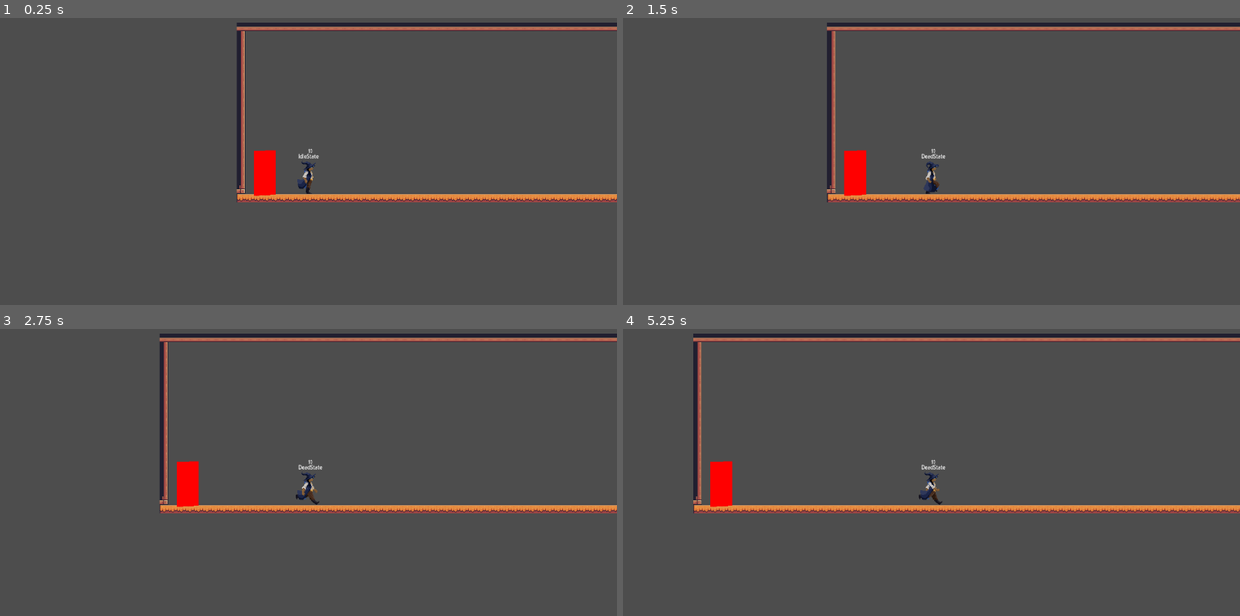
Above: before the commit, frames 1-4 (two rows, left to right).
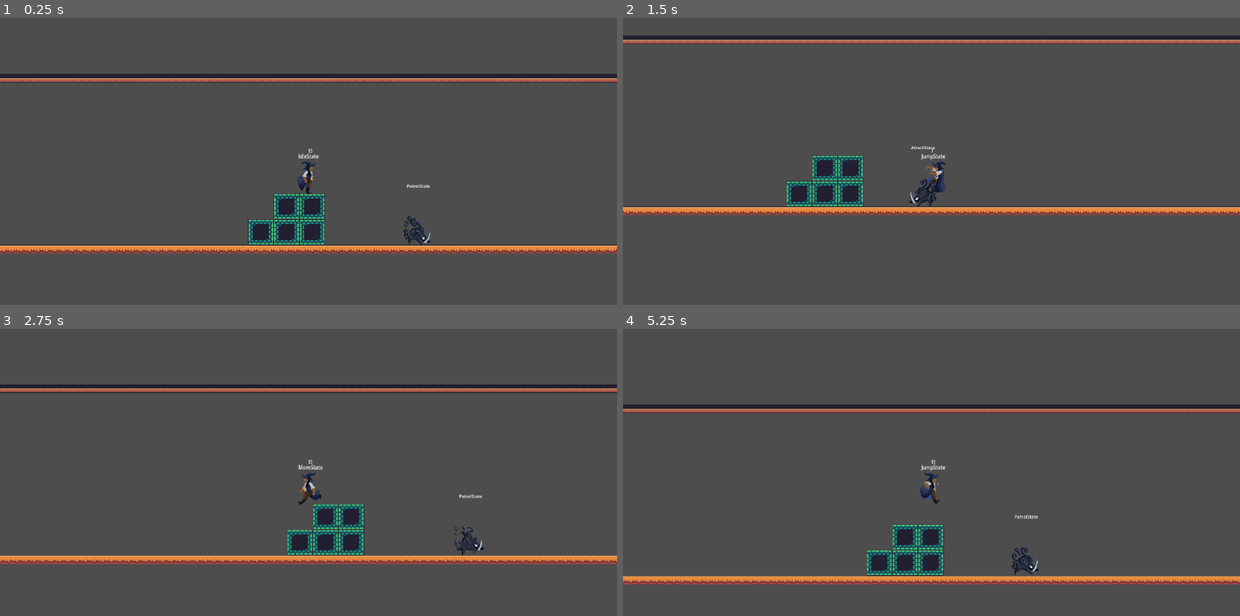
Above: after the commit, the same moments.

Repository: Game-Jam-Stuff/GameJam7.24
Game: Godot game, scene res://Scenes/Levels/Level2.tscn
Same seed, same stepped clock (60 frames per second), same inputs: the game is played once before the commit and once after it. This scene is started directly instead of the project's main scene.
Inputs (mouse positions are in pixels of both pictures, inside the frame that each line leads up to):
- Up to frame 1 (0.25 s): no input
- Up to frame 2 (1.5 s): tap Enter (ui_accept) at 0.5 s; move the mouse to (1067, 158) at 0.52 s; hold D (player_right) 0.53-1.25 s; tap , (player_die) at 0.6 s; click (1067, 158) at 0.67 s; tap Space (player_jump) at 0.77 s; drag from (808, 193) to (900, 244) at 1.27 s
- Up to frame 3 (2.75 s): move the mouse to (370, 412) at 2.02 s; hold A (player_left) from 2.03 s (still down); tap C (player_crouch) at 2.1 s; tap , (player_die) at 2.3 s
- Up to frame 4 (5.25 s): release A (player_left) at 2.75 s; drag from (900, 555) to (851, 486) at 2.77 s; move the mouse to (1116, 538) at 3.52 s; hold D (player_right) 3.53-4.25 s; tap , (player_die) at 3.6, 5.1 s; tap Space (player_jump) at 3.77 s; drag from (746, 435) to (838, 400) at 4.27 s; move the mouse to (962, 486) at 5.02 s; hold D (player_right) from 5.03 s (still down); click (962, 486) at 5.17 s

The runs differ from the first frame. In frame 1, 13% of the frame differs, in the area x 0-100%, y 1-82%; in frame 2, 13%; in frame 3, 14%; in frame 4, 15%, in the area x 0-100%, y 1-89%.

Commit message:
hit works. mostly.

Diff:
--- a/Scenes/Characters/Enemies/Boar.tscn
+++ b/Scenes/Characters/Enemies/Boar.tscn
@@ -9,9 +9,9 @@
 [ext_resource type="Script" path="res://Scripts/Characters/Enemies/States/BoarChaseState.gd" id="6_o2wpw"]
 [ext_resource type="Script" path="res://Scripts/Characters/Enemies/States/EnemyPatrolState.gd" id="6_yg3mi"]
 [ext_resource type="Script" path="res://Scripts/Characters/AllCharacters/WallDetectionRay.gd" id="7_ea738"]
-[ext_resource type="Script" path="res://Scripts/Characters/Enemies/States/BoarIdleState.gd" id="7_nmvhs"]
 [ext_resource type="Script" path="res://Scripts/Characters/Enemies/States/BoarAttackState.gd" id="8_pn6bo"]
 [ext_resource type="PackedScene" uid="uid://ck2yt55rcskxw" path="res://Scenes/HazardsAndCombat/Hit_and_HurtBoxes/hurt_area.tscn" id="9_gewyd"]
+[ext_resource type="Script" path="res://Scripts/HazardsAndCombat/hit_area.gd" id="12_lj6hv"]
 
 [sub_resource type="AtlasTexture" id="AtlasTexture_vymrh"]
 atlas = ExtResource("2_78i0d")
@@ -152,46 +152,46 @@
 size = Vector2(1386.53, 20)
 
 [sub_resource type="RectangleShape2D" id="RectangleShape2D_uf7h7"]
-size = Vector2(136.875, 20)
+size = Vector2(106, 20)
 
 [sub_resource type="RectangleShape2D" id="RectangleShape2D_12sne"]
 size = Vector2(844, 20)
 
-[node name="Boar" type="CharacterBody2D" node_paths=PackedStringArray("chaseTimeOut", "_spriteNode", "_animations", "_stateMachine", "torsoDetector", "headDetector", "stateLabel")]
+[sub_resource type="RectangleShape2D" id="RectangleShape2D_r8ppo"]
+size = Vector2(32, 86)
+
+[node name="Boar" type="CharacterBody2D" node_paths=PackedStringArray("chaseTimeOut", "hitBox", "_spriteNode", "_animations", "_stateMachine", "torsoDetector", "headDetector", "stateLabel")]
 scale = Vector2(0.5, 0.5)
 collision_layer = 0
 collision_mask = 5
 script = ExtResource("1_mbbfl")
 chaseTimeOut = NodePath("State_Machine/ChaseState/CalculateTimer")
+hitBox = NodePath("HitArea")
 run_speed = 150
 _spriteNode = NodePath("AnimatedSprite2D")
 _animations = NodePath("AnimationPlayer")
 _stateMachine = NodePath("State_Machine")
 torsoDetector = NodePath("NearWall")
-headDetector = NodePath("On Wall")
+headDetector = NodePath("")
 stateLabel = NodePath("StateLabel")
 stateLabelOn = true
 
 [node name="AnimatedSprite2D" type="AnimatedSprite2D" parent="."]
 position = Vector2(0, -50)
 sprite_frames = SubResource("SpriteFrames_5dhui")
-animation = &"Move"
+animation = &"Idle"
 flip_h = true
 
 [node name="CollisionShape2D" type="CollisionShape2D" parent="."]
+visible = false
 position = Vector2(0, -44)
 shape = SubResource("CapsuleShape2D_fgctr")
 
 [node name="NearWall" type="RayCast2D" parent="."]
 position = Vector2(0, -46)
 target_position = Vector2(122, 0)
+hit_from_inside = true
 collide_with_areas = true
-script = ExtResource("7_ea738")
-
-[node name="On Wall" type="RayCast2D" parent="."]
-position = Vector2(0, -40)
-target_position = Vector2(74, 0)
-collide_with_bodies = false
 script = ExtResource("7_ea738")
 
 [node name="AnimationPlayer" type="AnimationPlayer" parent="."]
@@ -204,9 +204,6 @@
 [node name="State_Machine" type="Node" parent="."]
 script = ExtResource("5_ocae6")
 initial_state = NodePath("PatrolState")
-
-[node name="IdleState" type="Node" parent="State_Machine"]
-script = ExtResource("7_nmvhs")
 
 [node name="PatrolState" type="Node" parent="State_Machine"]
 script = ExtResource("6_yg3mi")
@@ -288,17 +285,30 @@
 collision_mask = 3
 
 [node name="CollisionShape2D" type="CollisionShape2D" parent="AttackArea"]
+position = Vector2(-1, 0)
 shape = SubResource("RectangleShape2D_uf7h7")
 
 [node name="NoChargeArea" type="Area2D" parent="."]
+visible = false
 collision_layer = 0
 collision_mask = 2
 
 [node name="CollisionShape2D" type="CollisionShape2D" parent="NoChargeArea"]
 shape = SubResource("RectangleShape2D_12sne")
 
+[node name="HitArea" type="Area2D" parent="."]
+position = Vector2(40, -38)
+collision_layer = 0
+collision_mask = 16
+script = ExtResource("12_lj6hv")
+damage = 5
+
+[node name="CollisionShape2D" type="CollisionShape2D" parent="HitArea"]
+position = Vector2(-6, -1)
+shape = SubResource("RectangleShape2D_r8ppo")
+debug_color = Color(0.998937, 0, 0.128371, 0.42)
+
 [connection signal="wall_entered" from="NearWall" to="State_Machine/PatrolState" method="_near_wall_wall_entered"]
-[connection signal="wall_entered" from="On Wall" to="State_Machine/PatrolState" method="_on_wall_wall_entered"]
 [connection signal="timeout" from="State_Machine/PatrolState/PauseTimer" to="State_Machine/PatrolState" method="_on_pause_timer_timeout"]
 [connection signal="timeout" from="State_Machine/ChargeState/chargeCooldownTimer" to="State_Machine/ChargeState" method="_on_charge_cooldown_timer_timeout"]
 [connection signal="timeout" from="State_Machine/ChargeState/chargeTimer" to="State_Machine/ChargeState" method="_on_charge_timer_timeout"]
@@ -312,3 +322,4 @@
 [connection signal="body_exited" from="AttackArea" to="." method="_on_attack_area_body_exited"]
 [connection signal="body_entered" from="NoChargeArea" to="." method="_on_no_charge_area_body_entered"]
 [connection signal="body_exited" from="NoChargeArea" to="." method="_on_no_charge_area_body_exited"]
+[connection signal="area_entered" from="HitArea" to="HitArea" method="_on_area_entered"]
--- a/Scenes/Characters/Player/Eskil.tscn
+++ b/Scenes/Characters/Player/Eskil.tscn
@@ -359,7 +359,7 @@
 radius = 76.0
 height = 256.0
 
-[node name="Player" type="CharacterBody2D" node_paths=Packed …(134 unchanged characters)… Node", "_animations", "_stateMachine", "jump_CoyoteTime", "wall_jump_CoyoteTime" …(81 unchanged characters)…
+[node name="Player" type="CharacterBody2D" node_paths=Packed …(134 unchanged characters)… Node", "_animations", "_stateMachine", "hurtTimer", "jump_CoyoteTime", "wall_jump_CoyoteTime" …(81 unchanged characters)…
 scale = Vector2(0.25, 0.25)
 collision_layer = 2
 collision_mask = 5
@@ -377,6 +377,7 @@
 _animations = NodePath("AnimationPlayer")
 dodgeChance = 0.2
 _stateMachine = NodePath("State_Machine")
+hurtTimer = NodePath("State_Machine/WasHurtState/Timer")
 jump_CoyoteTime = NodePath("JumpTimers/jump_coyoteTime")
 wall_jump_CoyoteTime = NodePath("JumpTimers/wall_jump_coyoteTime")
 torsoDetector = NodePath("WallDetector")
@@ -391,7 +392,7 @@
 texture_filter = 1
 scale = Vector2(4, 4)
 sprite_frames = SubResource("SpriteFrames_yhgod")
-animation = &"Dash"
+animation = &"Hurt"
 
 [node name="AnimationPlayer" type="AnimationPlayer" parent="."]
 root_node = NodePath("../Eskil")
@@ -521,6 +522,10 @@
 script = ExtResource("15_ye732")
 _stateMachine = NodePath("..")
 
+[node name="Timer" type="Timer" parent="State_Machine/WasHurtState"]
+wait_time = 0.5
+one_shot = true
+
 [node name="AttackState" type="Node" parent="State_Machine" node_paths=PackedStringArray("_stateMachine")]
 script = ExtResource("16_8ep6d")
 _stateMachine = NodePath("..")
@@ -538,8 +543,9 @@
 [node name="Marker2D" type="Marker2D" parent="."]
 
 [connection signal="animation_finished" from="Eskil" to="." method="_on_eskil_animation_finished"]
-[connection signal="animation_finished" from="AnimationPlayer" to="State_Machine/JumpState" method="_on_animation_player_animation_finished"]
-[connection signal="animation_started" from="AnimationPlayer" to="State_Machine/JumpState" method="_on_animation_player_animation_started"]
+[connection signal="animation_changed" from="AnimationPlayer" to="." method="_on_animation_player_animation_changed"]
+[connection signal="animation_finished" from="AnimationPlayer" to="." method="_on_animation_player_animation_finished"]
+[connection signal="animation_started" from="AnimationPlayer" to="." method="_on_animation_player_animation_started"]
 [connection signal="hurt" from="HurtArea" to="." method="_on_hurt_area_hurt"]
 [connection signal="headOffWall" from="HeadDetector" to="." method="_on_head_detector_head_off_wall"]
 [connection signal="headOnWall" from="HeadDetector" to="." method="_on_head_detector_head_on_wall"]
@@ -549,3 +555,4 @@
 [connection signal="timeout" from="DashTimers/dash_Timer" to="State_Machine/DashState" method="_on_dash_timer_timeout"]
 [connection signal="timeout" from="DashTimers/dash_CooldownTimer" to="State_Machine/DashState" method="_on_dash_cooldown_timer_timeout"]
 [connection signal="timeout" from="WallJumpTimers/wallSlideTimer" to="State_Machine/WallState" method="_on_wall_slide_timer_timeout"]
+[connection signal="timeout" from="State_Machine/WasHurtState/Timer" to="." method="_on_timer_timeout"]
--- a/Scenes/Levels/Level2.tscn
+++ b/Scenes/Levels/Level2.tscn
@@ -14,7 +14,7 @@
 [sub_resource type="RectangleShape2D" id="RectangleShape2D_7ho10"]
 size = Vector2(1070.89, 310.053)
 
-[node name="Node2D" type="Node2D"]
+[node name="Level2" type="Node2D"]
 script = ExtResource("1_mvm7d")
 
 [node name="TileMap" type="TileMap" parent="."]
@@ -45,7 +45,7 @@
 shape = SubResource("RectangleShape2D_4egni")
 
 [node name="Player" parent="." instance=ExtResource("6_56h7j")]
-position = Vector2(-7731, -42)
+position = Vector2(-6879, -180)
 
 [node name="Boar" parent="." node_paths=PackedStringArray("startSeekArea") instance=ExtResource("7_hmw2i")]
 position = Vector2(-6702, -8)
@@ -63,5 +63,6 @@
 [connection signal="player_entered" from="ReturnToOverworldDoorDoor" to="." method="_on_return_to_overworld_door_door_player_entered"]
 [connection signal="area_entered" from="CheckPoint/InteractiveArea" to="CheckPoint/InteractiveArea" method="_on_area_entered"]
 [connection signal="area_exited" from="CheckPoint/InteractiveArea" to="CheckPoint/InteractiveArea" method="_on_area_exited"]
+[connection signal="died" from="Player" to="." method="_on_player_died"]
 [connection signal="body_entered" from="StartSeekingArea" to="Boar" method="_on_seeking_area_body_entered"]
 [connection signal="body_exited" from="StartSeekingArea" to="Boar" method="_on_seeking_area_body_exited"]
--- a/Scenes/Levels/PlatformLevel1.tscn
+++ b/Scenes/Levels/PlatformLevel1.tscn
@@ -239,7 +239,7 @@
 
 [node name="Player" parent="." instance=ExtResource("15_72hy4")]
 z_index = 5
-position = Vector2(-153, -53)
+position = Vector2(2083, -45)
 
 [node name="Hangers" type="Node" parent="."]
 
--- a/Scripts/Characters/AllCharacters/CharacterClass.gd
+++ b/Scripts/Characters/AllCharacters/CharacterClass.gd
@@ -59,6 +59,7 @@
 ## State Machine
 @export_subgroup("State Machine")
 @export var _stateMachine : State_Machine
+@export var hurtTimer : Timer
 
 ## Jump and Wall Jump Timers
 @export_subgroup("Jump Timers")
--- a/Scripts/Characters/AllCharacters/CharacterState.gd
+++ b/Scripts/Characters/AllCharacters/CharacterState.gd
@@ -19,7 +19,7 @@
 func PhysicsUpdate(_delta):
 	# We move the player and update position checks.
 	_character.move_and_slide()
-	if not _character.hurtPlaying:
+	if _character.hurtTimer.is_stopped():
 		_Flip()
 
 
--- a/Scripts/Characters/Enemies/Enemy_Base.gd
+++ b/Scripts/Characters/Enemies/Enemy_Base.gd
@@ -8,3 +8,4 @@
 @export var startSeekArea : Area2D
 @export var stopSeekArea : Area2D
 @export var chaseTimeOut : Timer
+@export var hitBox : HitArea
--- a/Scripts/Characters/Enemies/States/EnemyState.gd
+++ b/Scripts/Characters/Enemies/States/EnemyState.gd
@@ -26,5 +26,6 @@
 func flippy():
 	if _character.velocity.x != 0:
 		_character._spriteNode.flip_h = !_character.velocity.x < 0
-		_character.headDetector.rotation_degrees = (0 if _character._spriteNode.flip_h else 180)
+		_character.hitBox.position.x = (40 if _character._spriteNode.flip_h else -40)
+		#_character.headDetector.rotation_degrees = (0 if _character._spriteNode.flip_h else 180)
 		_character.torsoDetector.rotation_degrees = (0 if _character._spriteNode.flip_h else 180)
--- a/Scripts/Characters/Player/Player.gd
+++ b/Scripts/Characters/Player/Player.gd
@@ -53,8 +53,8 @@
 
 ## When you see the _ in front of variable names in state changes,
 ## those are just to help me differentiate the key from the value.
-func _on_hurt_area_hurt(damage, canDodge):
-	_stateMachine.transition_to(GameContants.PlayerStates.HURT, {_damage = damage, _canDodge = canDodge})
+func _on_hurt_area_hurt(damage, canDodge, hitDirection):
+	_stateMachine.transition_to(GameContants.PlayerStates.HURT, {_damage = damage, _canDodge = canDodge, _hitDir = hitDirection})
 
 
 func canGrab():
@@ -64,3 +64,10 @@
 		var ocglstring = "canGrabLedge: %s"
 		var nstring = ocglstring % canGrabLedge
 		print(nstring)
+
+
+
+
+
+func _on_timer_timeout() -> void:
+	hurtPlaying = false
--- a/Scripts/Characters/Player/States/PlayerHurtState.gd
+++ b/Scripts/Characters/Player/States/PlayerHurtState.gd
@@ -4,6 +4,7 @@
 var hitTween : Tween
 var damage
 var canDodge
+var hitDirection
 
 # Called when the node enters the scene tree for the first time.
 func _ready():
@@ -15,11 +16,14 @@
 	print("Hurt Enter");
 	_character.stateLabel.text = "HurtState"
 	_character._animations.play(GameContants.PlayerAnimations.ANIM_HURT)
+	_character.hurtTimer.start()
+	_character.hurtPlaying = true
 	damage = _msg.get("_damage")
 	canDodge =  _msg.get("_canDodge")
+	hitDirection = _msg.get("_hitDir")
 	if canDodge:
 		_character.dodgeRNG.randomize()
-		if _character.dodgeRNG.ranf() < _character.dodgeChance:
+		if _character.dodgeRNG.randf() < _character.dodgeChance:
 			_stateMachine.transition_to(GameContants.PlayerStates.MOVE)
 
 	handleHit()
@@ -44,7 +48,8 @@
 ## Temp Function
 func hitAnimation():
 	var gravity = _character.gravity * Vector2.DOWN
-	var jumpdir = Vector2((1 if _character._spriteNode.flip_h else -1) ,-1).normalized() *  (_character.gravity / 1.5)
+	var jumpdir = Vector2(hitDirection.x ,-1).normalized() *  (_character.gravity / 1.5)
+	_character._spriteNode.flip_h = !jumpdir.x < 0
 	hitTween = get_tree().create_tween()
 	hitTween.tween_property(_character, "velocity", jumpdir, 0.1).set_trans(Tween.TRANS_BOUNCE).from_current().set_ease(Tween.EASE_IN_OUT)
 
--- a/Scripts/Characters/Player/States/PlayerJumpState.gd
+++ b/Scripts/Characters/Player/States/PlayerJumpState.gd
@@ -25,6 +25,7 @@
 
 func Exit():
 	_character.is_hanging = false
+	_character.hurtPlaying = false
 	jump_modifier = 1
 
 # Called during the physics update step
@@ -84,7 +85,7 @@
 func handleAnimations():
 	var is_jumping = (_character.gravity > 0 and _character.velocity.y < 0) or (_character.gravity < 0 and _character.velocity.y > 0)
 	var is_falling = (_character.gravity > 0 and _character.velocity.y > 0) or (_character.gravity < 0 and _character.velocity.y < 0)
-	if !_character.hurtPlaying:
+	if _character.hurtTimer.is_stopped():
 		if is_jumping:
 			_character._animations.play(GameContants.PlayerAnimations.ANIM_JUMPING)
 		elif is_falling:
@@ -109,14 +110,3 @@
 
 	elif _character.onWall and not _character.is_on_floor() and _character.canWallJump:
 		_stateMachine.transition_to(GameContants.PlayerStates.WALL, {_delta = delta})
-
-
-
-func _on_animation_player_animation_started(anim_name: StringName) -> void:
-	if anim_name == GameContants.PlayerAnimations.ANIM_HURT:
-		_character.hurtPlaying = true # Replace with function body.
-
-
-func _on_animation_player_animation_finished(anim_name: StringName) -> void:
-	if anim_name == GameContants.PlayerAnimations.ANIM_HURT:
-		_character.hurtPlaying = false # Replace with function body.
--- a/Scripts/Characters/Player/States/PlayerMoveState.gd
+++ b/Scripts/Characters/Player/States/PlayerMoveState.gd
@@ -12,7 +12,8 @@
 func Enter(_msg := {}) -> void:
 	print("Move Enter");
 	_character.stateLabel.text = "MoveState"
-	_character._animations.play(GameContants.PlayerAnimations.ANIM_MOVING)
+	if _character.hurtTimer.is_stopped():
+		_character._animations.play(GameContants.PlayerAnimations.ANIM_MOVING)
 
 func Update(_delta):
 	pass
--- a/Scripts/HazardsAndCombat/hit_area.gd
+++ b/Scripts/HazardsAndCombat/hit_area.gd
@@ -1,12 +1,13 @@
 class_name HitArea
 extends Area2D
 
-signal hit_landed(damage, canDodge)
+signal hit_landed(damage, canDodge, hit_direction)
 
 ## How much damage the attack does
 @export var damage = 2
 ## Can the attack be dodged?
 @export var canDodge : bool = true
+var hit_direction
 ## Who does the attack hit? Enemies, Player or Everyone.
 ## Think of this
 @export_enum("Not Player", "Player", "Neutral") var team = 0
@@ -15,6 +16,7 @@
 
 func hit(hurt_area):
 	if not hurt_area.team == team:
+		hit_direction = (hurt_area.global_position - global_position).normalized()
 		hit_landed.emit(max(0, damage - hurt_area.defense), canDodge)
 		hurt_area.get_hurt(self)
 
--- a/Scripts/HazardsAndCombat/hurt_area.gd
+++ b/Scripts/HazardsAndCombat/hurt_area.gd
@@ -1,7 +1,7 @@
 class_name HurtArea
 extends Area2D
 
-signal hurt(damage)
+signal hurt(damage, canDodge, hit_direction)
 
 @export var defense = 0
 @export_enum("Not Player", "Player", "Neutral") var team = 0
@@ -12,4 +12,4 @@
 
 func get_hurt(hit_area):
 	if not hit_area.team == team:
-		hurt.emit(max(0, hit_area.damage - defense), hit_area.canDodge)
+		hurt.emit(max(0, hit_area.damage - defense), hit_area.canDodge, hit_area.hit_direction)
--- a/Scripts/Levels/Level2.gd
+++ b/Scripts/Levels/Level2.gd
@@ -4,7 +4,7 @@
 # Called when the node enters the scene tree for the first time.
 func _ready() -> void:
 	super._ready()
-	checkpoint.move_to_checkpoint(player) # Replace with function body.
+	#checkpoint.move_to_checkpoint(player) # Replace with function body.
 
 
 # Called every frame. 'delta' is the elapsed time since the previous frame.
--- a/Scripts/Levels/PlatformLevel1.gd
+++ b/Scripts/Levels/PlatformLevel1.gd
@@ -7,7 +7,7 @@
 # Called when the node enters the scene tree for the first time.
 func _ready():
 	super._ready()
-	checkpoint.move_to_checkpoint(player)
+	#checkpoint.move_to_checkpoint(player)
 
 # Called every frame. 'delta' is the elapsed time since the previous frame.
 func _process(delta):
Not shown: 3 places in Scenes/Characters/Enemies/Boar.tscn that only renumber resources
Binary file changed: addons/maaacks_game_template/base/translations/menus_translations.en.translation
Binary file changed: addons/maaacks_game_template/base/translations/menus_translations.fr.translation
